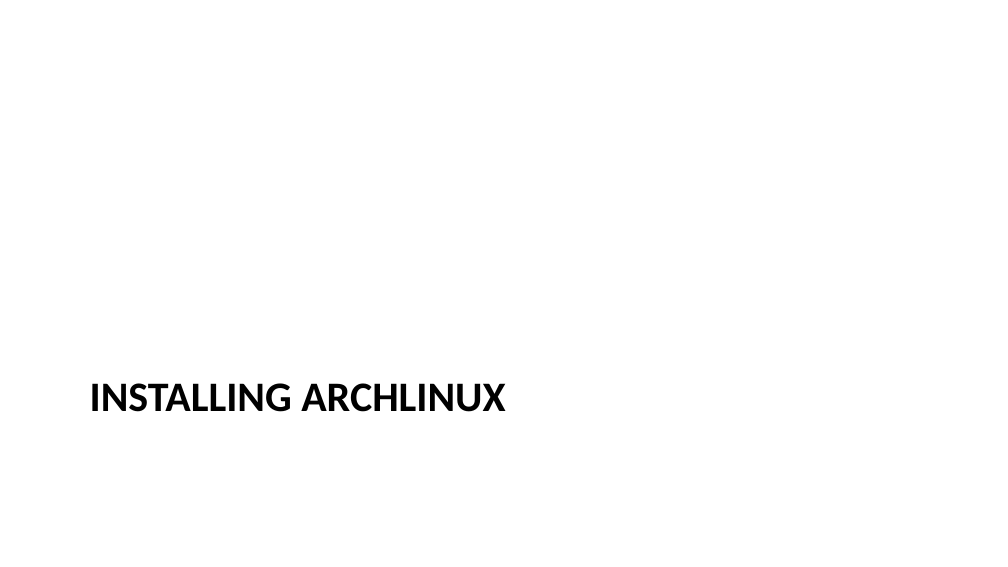
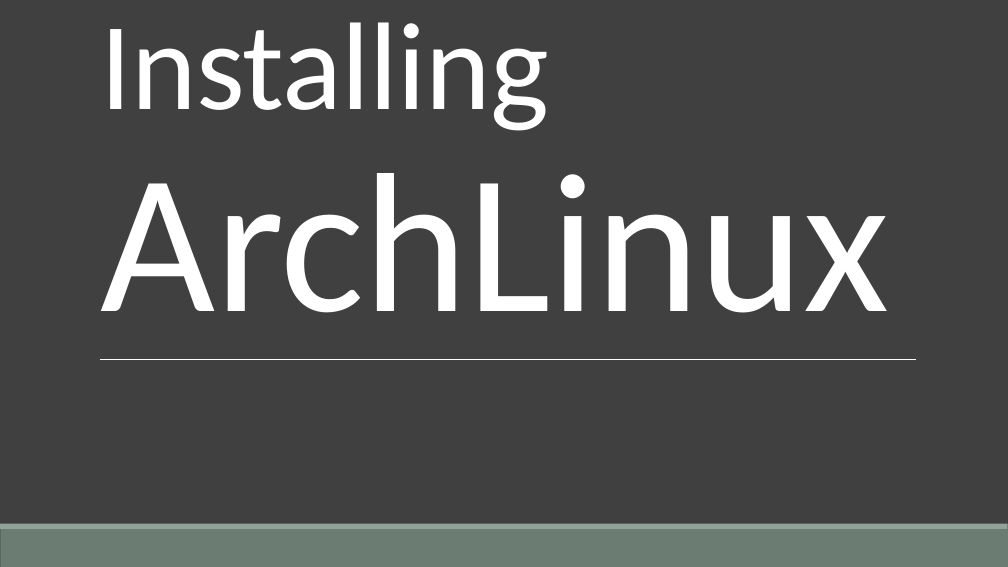
Before and after one commit to dhelgerson/oss-club, a slide deck: slide 1 of archinstall.pptx. Drawn at 1008x567 pixels with LibreOffice and Linux fonts; fonts in the diff are those of the drawing. Boxes give left, top, right and bottom in pixels: in the first picture for what was removed or moved away, otherwise in the second. Text is boxed around its words. In the diff, an @@ line names an element or a change of style, - is before the commit and + after.

```diff
--- a/archinstall.pptx
+++ b/archinstall.pptx
@@ background #FFFFFF to #404040 @@
@@ title "Installing ArchLinux" at bbox=[101, 22, 889, 313]: vertical alignment top to bottom @@
@@ title at bbox=[101, 22, 889, 313]: text changed; size 30 to 89 pt; text colour #000000 to #FFFFFF; bold off @@
-INSTALLING ARCHLINUX
+Installing ArchLinux
@@ line added from (100, 359) to (916, 359), #FFFFFF 0.5 pt @@
@@ rectangle added at bbox=[0, 529, 1008, 567], fill #6B7D72 @@
@@ rectangle added at bbox=[0, 524, 1008, 529], fill #93A299 @@
```
Also in this commit, not shown: 23 other slides changed.
